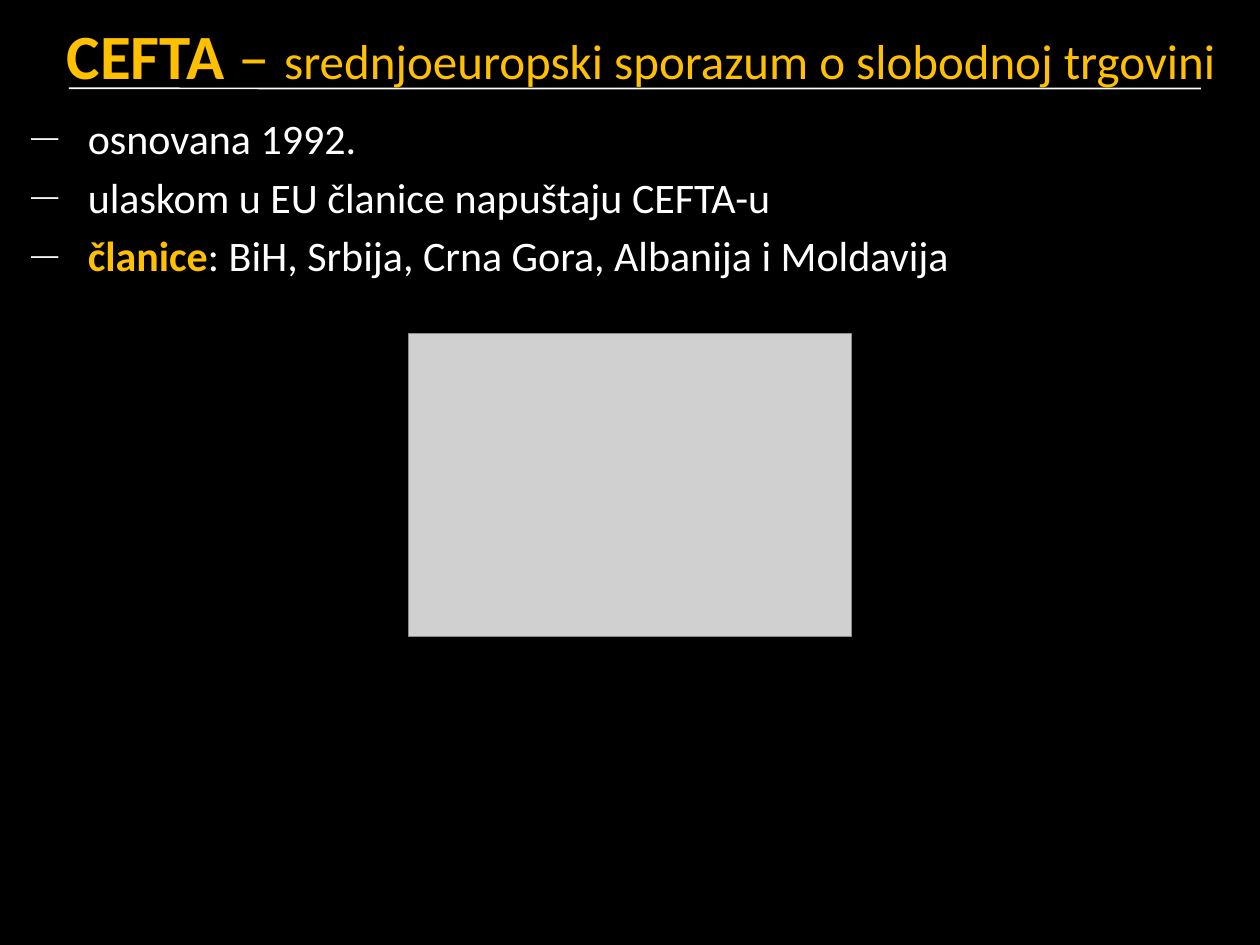
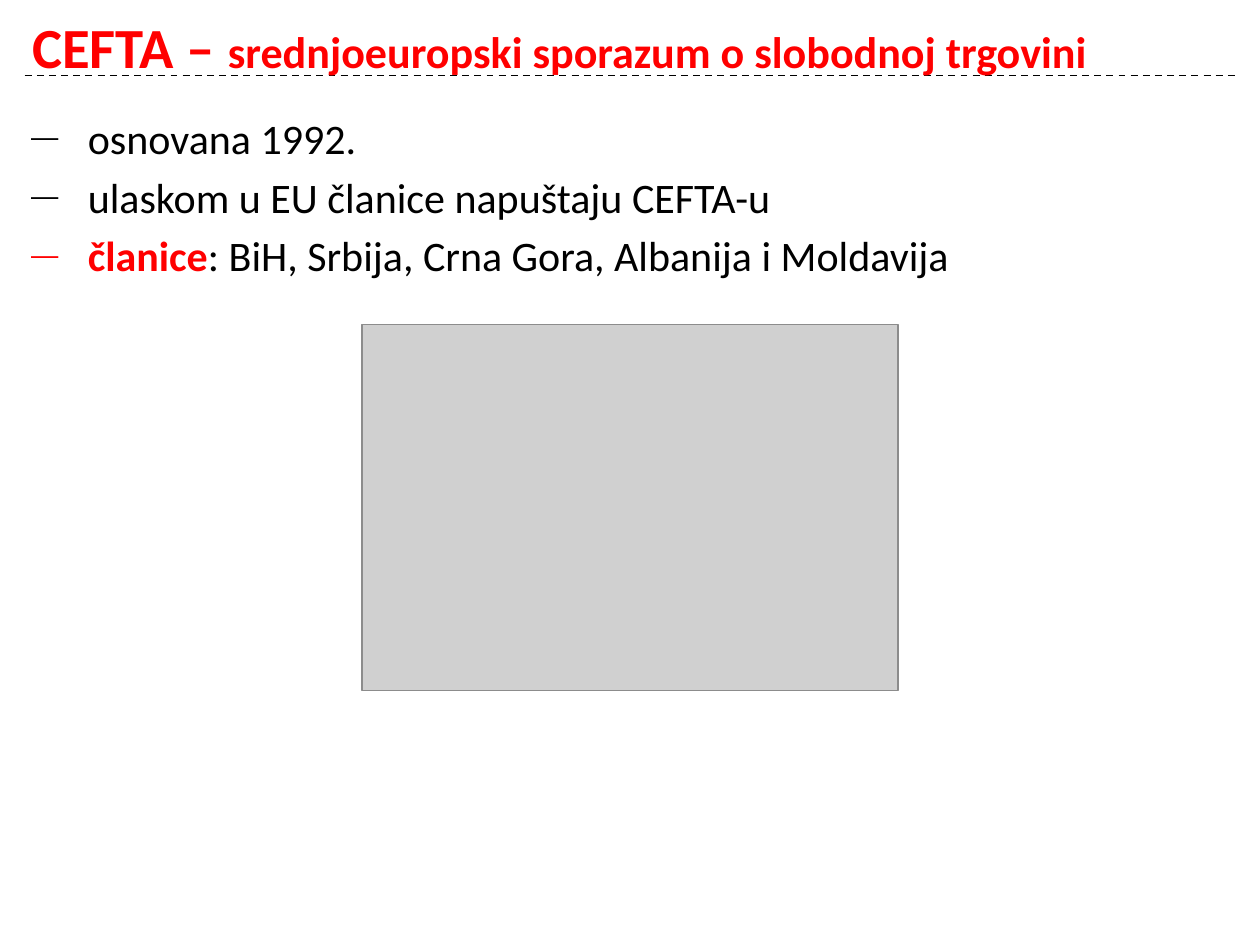
Before and after one commit to cornx/print, a slide deck: slide 12 of data/geografija/prezentacije/M2_001_RH_u_svjetskim_i_europskim_integracijama.pptx (slide 15 before the commit). Drawn at 1260x945 pixels with LibreOffice and Linux fonts; fonts in the diff are those of the drawing; grey boxes stand for pictures. Boxes give left, top, right and bottom in pixels: in the first picture for what was removed or moved away, otherwise in the second. Text is boxed around its words. In the diff, an @@ line names an element or a change of style, - is before the commit and + after.

```diff
--- a/data/geografija/prezentacije/M2_001_RH_u_svjetskim_i_europskim_integracijama.pptx
+++ b/data/geografija/prezentacije/M2_001_RH_u_svjetskim_i_europskim_integracijama.pptx
@@ background #000000 to #FFFFFF @@
@@ title "CEFTA – srednjoeuropski sporazum o ...": place and size @@
-title "CEFTA – srednjoeuropski sporazum o ..." at (67,37,1215,90)
+title "CEFTA – srednjoeuropski sporazum o ..." at (32,31,1087,76)
@@ title "CEFTA – srednjoeuropski sporazum o ..." at (32,31,1087,76): size 36 to 32.4 pt in "CEFTA –"; size 28 to 25.2 pt in "srednjoeuropski sporazum o slobodnoj trgovini"; text colour #FFC000 to #FF0000; bold on in "– srednjoeuropski sporazum o slobodnoj trgovini"; vertical alignment top to middle @@
@@ line moved from (69, 88) - (1201, 88) to (25, 76) - (1235, 76) @@
@@ line (25, 76) - (1235, 76): stroke #FFFFFF 1 pt to #000000 1 pt dashed @@
@@ text "osnovana 1992." at (88,126,949,279): text colour #FFFFFF to #000000; text colour #FFC000 to #FF0000 in "članice:" @@
@@ picture: place and size @@
-picture at (408,334,850,636)
+picture at (362,324,897,690)
```
Also in this commit, not shown: 9 other slides changed, 4 slides added, 6 slides removed, 1 other file.
